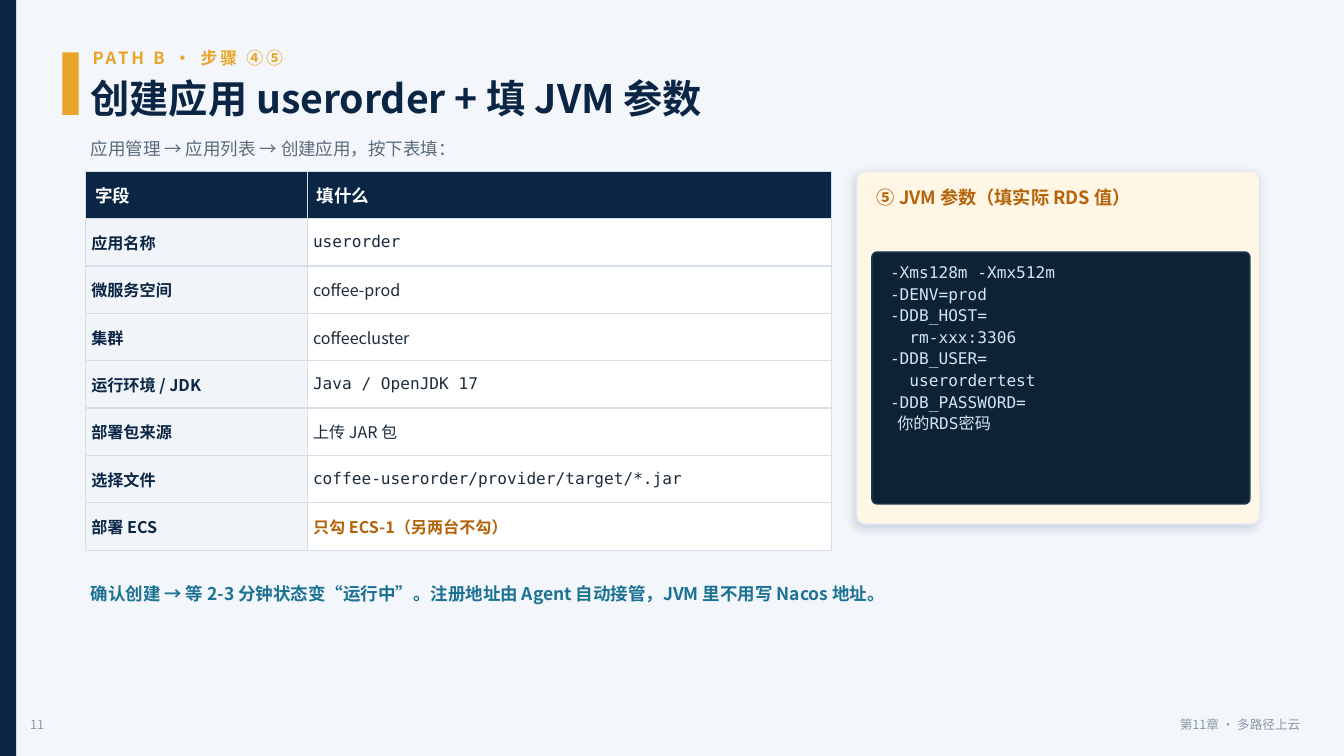
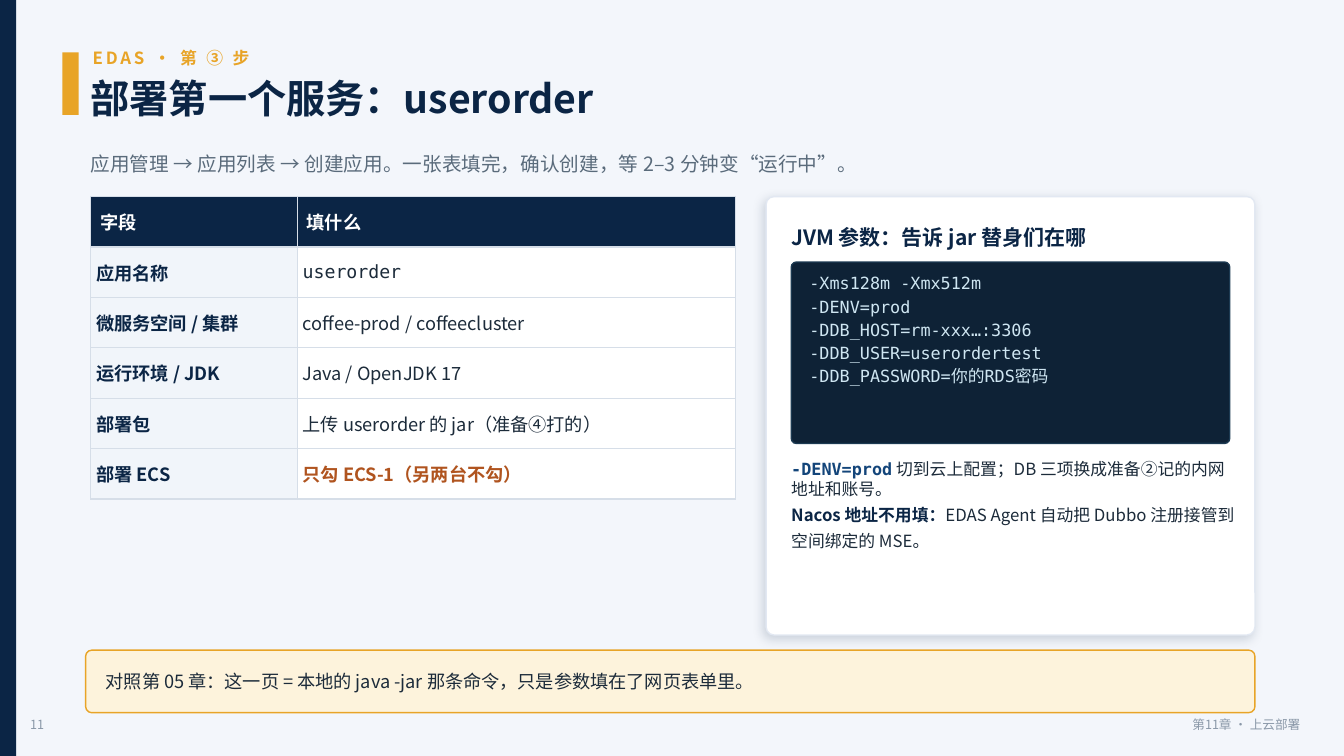
Before and after one commit to coffeeliuwei/cloudnativeapp, a slide deck: slide 12 of deck/第11章-上云部署-课件.pptx. Drawn at 1344x756 pixels with LibreOffice and Linux fonts; fonts in the diff are those of the drawing. Boxes give left, top, right and bottom in pixels: in the first picture for what was removed or moved away, otherwise in the second. Text is boxed around its words. In the diff, an @@ line names an element or a change of style, - is before the commit and + after.

```diff
--- a/deck/第11章-上云部署-课件.pptx
+++ b/deck/第11章-上云部署-课件.pptx
@@ text at (x1=93, y1=49, x2=250, y2=66): text changed @@
-PATH B · 步骤 ④⑤
+EDAS · 第 ③ 步
@@ text at (x1=91, y1=79, x2=594, y2=117): text changed @@
-创建应用 userorder + 填 JVM 参数
+部署第一个服务：userorder
@@ text at (x1=91, y1=154, x2=857, y2=173): text changed; size 12.5 to 14 pt @@
-应用管理 → 应用列表 → 创建应用，按下表填：
+应用管理 → 应用列表 → 创建应用。一张表填完，确认创建，等 2–3 分钟变“运行中”。
@@ table at (x1=91, y1=197, x2=736, y2=491) @@
-row 3: 微服务空间 | coffee-prod
-row 4: 集群 | coffeecluster
+row 3: 微服务空间 / 集群 | coffee-prod / coffeecluster
-row 6: 部署包来源 | 上传 JAR 包
-row 7: 选择文件 | coffee-userorder/provider/target/*.jar
+row 5: 部署包 | 上传 userorder 的 jar（准备④打的）
@@ table resized from (x1=86, y1=171, x2=832, y2=542) to (x1=91, y1=197, x2=736, y2=491) @@
@@ rounded rectangle resized from (x1=857, y1=171, x2=1260, y2=524) to (x1=766, y1=197, x2=1255, y2=635) @@
@@ rounded rectangle at (x1=766, y1=197, x2=1255, y2=635): fill #FFF6E6 to #FFFFFF; proportions changed @@
@@ text at (x1=791, y1=227, x2=1086, y2=250): text changed; size 13 to 15 pt; text colour #B5630A to #0B2545 @@
-⑤ JVM 参数（填实际 RDS 值）
+JVM 参数：告诉 jar 替身们在哪
@@ text "JVM 参数：告诉 jar 替身们在哪" at (x1=791, y1=227, x2=1086, y2=250): vertical alignment top to middle @@
@@ rounded rectangle resized from (x1=872, y1=252, x2=1250, y2=504) to (x1=791, y1=262, x2=1230, y2=444) @@
@@ rounded rectangle at (x1=791, y1=262, x2=1230, y2=444): proportions changed @@
@@ text at (x1=809, y1=276, x2=981, y2=317): size 11.5 to 12 pt in "-Xms128m -Xmx512m", "-DENV=prod"; line spacing 1.12 to 1.15 @@
@@ text "-Xms128m -Xmx512m" moved from (x1=890, y1=266, x2=1055, y2=431) to (x1=809, y1=276, x2=1048, y2=386) @@
@@ text at (x1=809, y1=323, x2=1048, y2=386): text changed; size 11.5 to 12 pt @@
--DDB_HOST=
-rm-xxx:3306
--DDB_USER=
-userordertest
--DDB_PASSWORD=
-你的RDS密码
+-DDB_HOST=rm-xxx…:3306
+-DDB_USER=userordertest
+-DDB_PASSWORD=你的RDS密码
@@ text at (x1=791, y1=461, x2=1234, y2=549): text changed; size 12.5 to 12 pt; text colour #1C7293 to #1C2B3A; bold off @@
-确认创建 → 等 2-3 分钟状态变“运行中”。注册地址由 Agent 自动接管，JVM 里不用写 Nacos 地址。
+-DENV=prod 切到云上配置；DB 三项换成准备②记的内网地址和账号。
+Nacos 地址不用填：EDAS Agent 自动把 Dubbo 注册接管到空间绑定的 MSE。
@@ rounded rectangle added at (x1=86, y1=650, x2=1255, y2=713), fill #FDF3DC, outline #E8A427 1 pt @@
@@ text added at (x1=106, y1=672, x2=754, y2=693), 13 pt, text #1C2B3A @@
+对照第 05 章：这一页 = 本地的 java -jar 那条命令，只是参数填在了网页表单里。
@@ text at (x1=1192, y1=718, x2=1300, y2=730): text changed @@
-第11章 · 多路径上云
+第11章 · 上云部署
```
Also in this commit, not shown: 2 other slides changed, 17 slides added, 28 slides removed, 9 other files.
